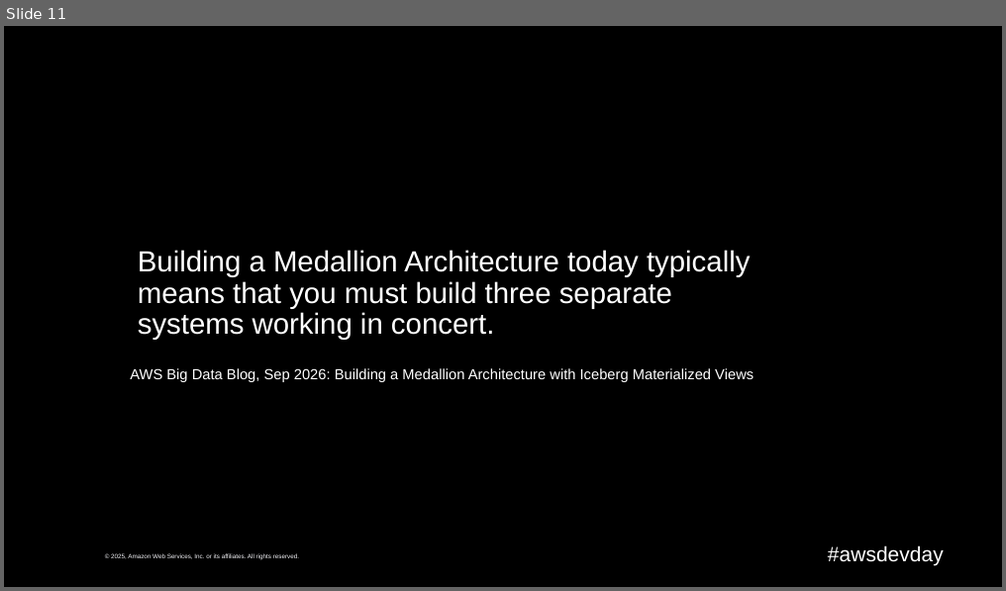
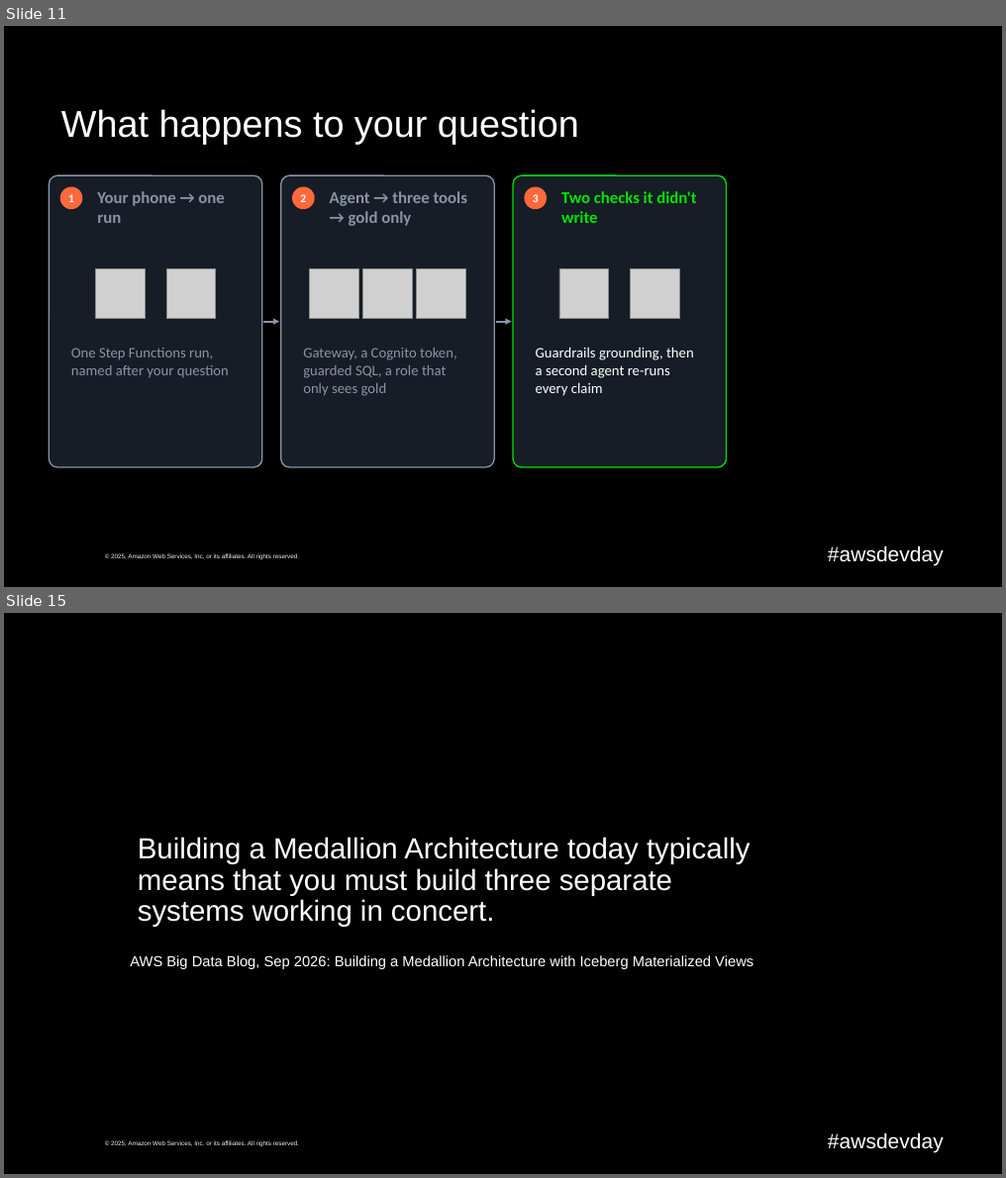
Before and after one commit to caroline-cah/lakehouse-harness, a slide deck: talk/harness-engineering-live.pptx. Shown one above the other, each under a label of ours: slide 11 before the commit, slides 11 and 15 after it; the slides between them are not shown. The pictures are 1006x591 and 1006x1178 pixels, drawn with LibreOffice and Linux fonts; fonts in the diff are those of the drawing; grey boxes stand for pictures; background and template pictures are left out. Boxes give left, top, right and bottom in pixels: in the first picture for what was removed or moved away, otherwise in the second. Text is boxed around its words. In the diff, an @@ line names an element or a change of style, - is before the commit and + after.

Commit message:
Talk prep: deck with live form URL, gateway refusals as content, script and runbook edits
- tools Lambda returns a guard refusal as content: the gateway replaced a thrown error with "An internal error occurred",
  so the model never saw why the guard said no
- quote a column description with a comma in sales.md and refuse unknown keys in gen-data-model
- agent zip uses source_hash instead of etag (multipart upload ETag diffed forever)
- gateway smoke queries the sales table; runbook names the seed gap correctly
- deck rebuilt with the form URL; script, outline, reference map

```diff
--- a/talk/harness-engineering-live.pptx
+++ b/talk/harness-engineering-live.pptx
@@ slide 11 added at [4, 26, 1002, 587], background #000000; not listed: 2 template elements that a slide beside it also shows @@
@@ title added at [61, 109, 579, 144], 36 pt, text #FFFFFF @@
+What happens to your question
@@ rounded rectangle added at [49, 175, 262, 468], fill #161D26, outline #8A94A6 1.25 pt @@
@@ ellipse added at [60, 187, 82, 209], fill #FF693C, 11 pt, text #FFFFFF, bold @@
+1
@@ text added at [97, 191, 224, 223], 16 pt, text #8A94A6, bold @@
+Your phone → one run
@@ rounded rectangle added at [281, 175, 494, 468], fill #161D26, outline #8A94A6 1.25 pt @@
@@ ellipse added at [292, 187, 315, 209], fill #FF693C, 11 pt, text #FFFFFF, bold @@
+2
@@ text added at [330, 191, 467, 226], 16 pt, text #8A94A6, bold @@
+Agent → three tools → gold only
@@ rounded rectangle added at [513, 175, 727, 468], fill #161D26, outline #00E500 1.25 pt @@
@@ ellipse added at [525, 187, 547, 209], fill #FF693C, 11 pt, text #FFFFFF, bold @@
+3
@@ text added at [561, 191, 696, 223], 16 pt, text #00E500, bold @@
+Two checks it didn't write
@@ picture added at [95, 270, 145, 319] @@
@@ picture added at [166, 270, 216, 319] @@
@@ picture added at [310, 270, 358, 319] @@
@@ picture added at [362, 270, 412, 319] @@
@@ picture added at [417, 270, 466, 319] @@
@@ picture added at [559, 270, 609, 319] @@
@@ picture added at [631, 270, 680, 319] @@
@@ arrow added from (263, 322) to (279, 322), #8A94A6 1.75 pt @@
@@ arrow added from (496, 322) to (512, 322), #8A94A6 1.75 pt @@
@@ text added at [71, 348, 229, 378], 14 pt, text #8A94A6 @@
+One Step Functions run, named after your question
@@ text added at [303, 348, 456, 396], 14 pt, text #8A94A6 @@
+Gateway, a Cognito token, guarded SQL, a role that only sees gold
@@ text added at [536, 347, 694, 396], 14 pt, text #FFFFFF @@
+Guardrails grounding, then a second agent re-runs every claim
@@ what was slide 11 is now slide 15 @@
```
Also in this commit, not shown: 12 slides changed, 16 other slides added, 9 slides removed, 13 other files.
